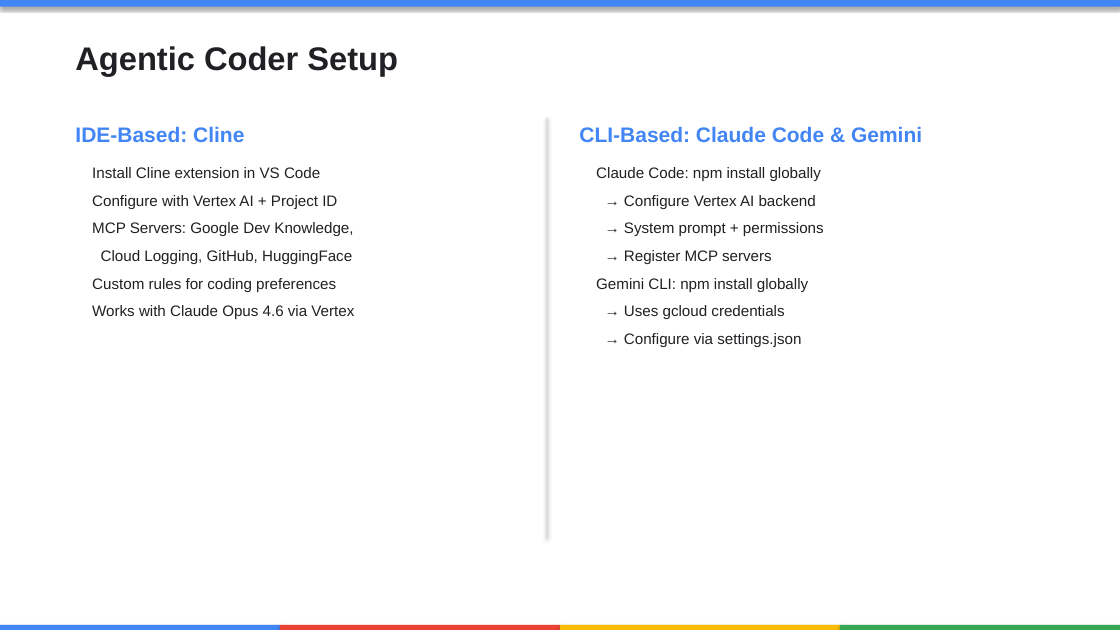
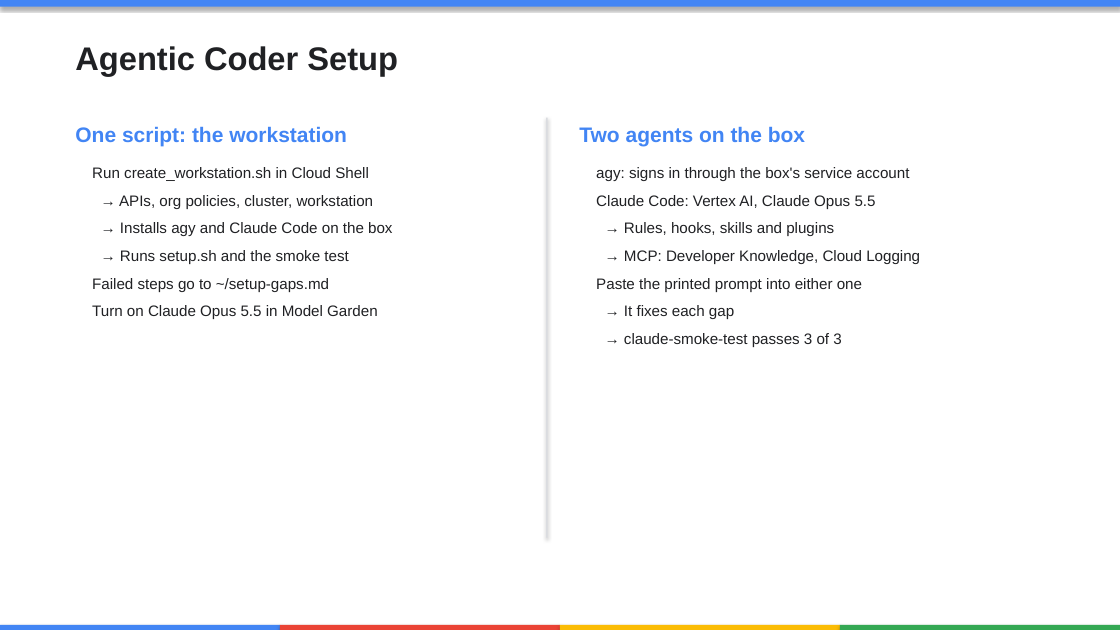
Before and after one commit to WandLZhang/GPS-AI-Infra-Onboarding-Workshop, a slide deck: slide 9 of AI_Infrastructure_Onboarding_Presentation.pptx. Drawn at 1120x630 pixels with LibreOffice and Linux fonts; fonts in the diff are those of the drawing. Boxes give left, top, right and bottom in pixels: in the first picture for what was removed or moved away, otherwise in the second. Text is boxed around its words. In the diff, an @@ line names an element or a change of style, - is before the commit and + after.

```diff
--- a/AI_Infrastructure_Onboarding_Presentation.pptx
+++ b/AI_Infrastructure_Onboarding_Presentation.pptx
@@ text at [75, 126, 347, 147]: text changed @@
-IDE-Based: Cline
+One script: the workstation
@@ text at [579, 126, 805, 147]: text changed @@
-CLI-Based: Claude Code & Gemini
+Two agents on the box
@@ text at [92, 167, 392, 319]: text changed @@
-Install Cline extension in VS Code
-Configure with Vertex AI + Project ID
-MCP Servers: Google Dev Knowledge,
-Cloud Logging, GitHub, HuggingFace
-Custom rules for coding preferences
-Works with Claude Opus 4.6 via Vertex
+Run create_workstation.sh in Cloud Shell
+→ APIs, org policies, cluster, workstation
+→ Installs agy and Claude Code on the box
+→ Runs setup.sh and the smoke test
+Failed steps go to ~/setup-gaps.md
+Turn on Claude Opus 5.5 in Model Garden
@@ text at [596, 167, 920, 347]: text changed @@
-Claude Code: npm install globally
-→ Configure Vertex AI backend
-→ System prompt + permissions
-→ Register MCP servers
-Gemini CLI: npm install globally
-→ Uses gcloud credentials
-→ Configure via settings.json
+agy: signs in through the box's service account
+Claude Code: Vertex AI, Claude Opus 5.5
+→ Rules, hooks, skills and plugins
+→ MCP: Developer Knowledge, Cloud Logging
+Paste the printed prompt into either one
+→ It fixes each gap
+→ claude-smoke-test passes 3 of 3
```
Also in this commit, not shown: 14 other files.
